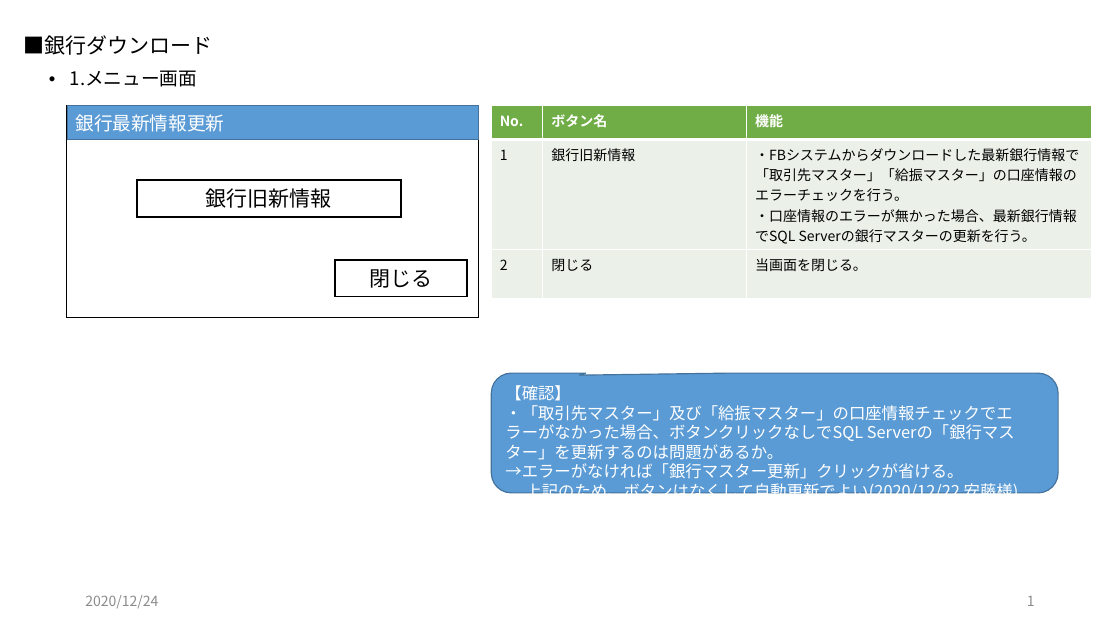
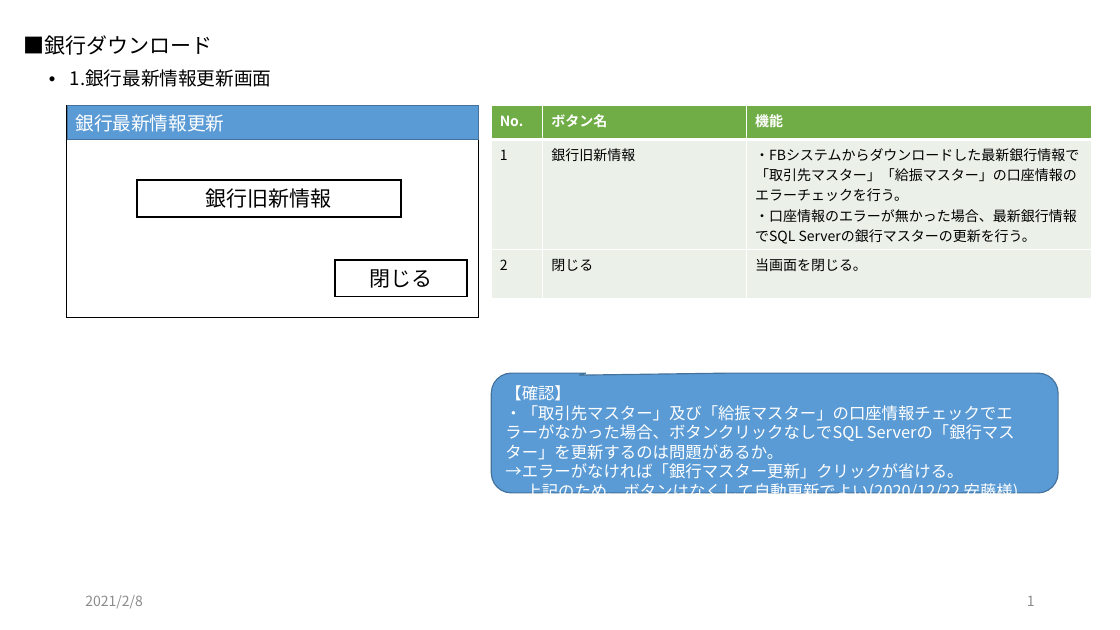
Before and after one commit to zaimuVB/zaimu, a slide deck: slide 1 of Doc/2.UI/銀行ダウンロード/画面イメージ（銀行ダウンロード）.pptx. Drawn at 1120x630 pixels with LibreOffice and Linux fonts; fonts in the diff are those of the drawing. Boxes give left, top, right and bottom in pixels: in the first picture for what was removed or moved away, otherwise in the second. Text is boxed around its words. In the diff, an @@ line names an element or a change of style, - is before the commit and + after.

```diff
--- a/Doc/2.UI/銀行ダウンロード/画面イメージ（銀行ダウンロード）.pptx
+++ b/Doc/2.UI/銀行ダウンロード/画面イメージ（銀行ダウンロード）.pptx
@@ text at box(70, 69, 272, 87): text changed @@
-• 1.メニュー画面
+• 1.銀行最新情報更新画面
@@ text at box(85, 595, 143, 608): text changed @@
-2020/12/24
+2021/2/8
```
Also in this commit, not shown: 2 other slides changed, 4 other files.
